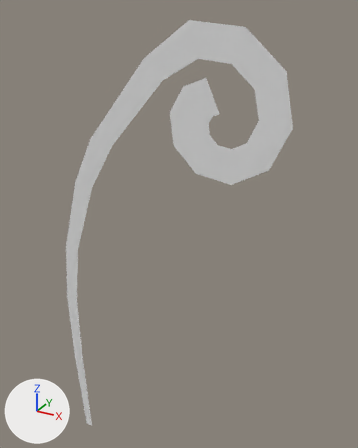
Two versions of the FBX model ValleyProduction/Assets/_Art/Meshes/Environment/Vegetation/Foliage/Fern/SM_Fern_04_LOD1.fbx, one commit apart.
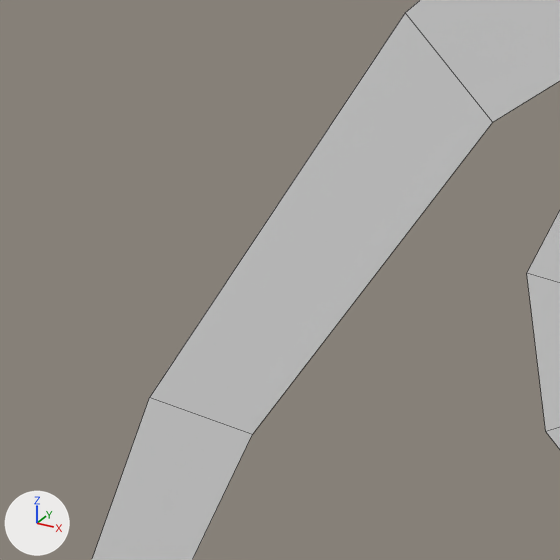
Each version is shown whole from a 50 mm lens placed at (0.683, -0.783, 1.04), pointed at (0.216, 0.065, 0.616), then close up on the part from 17% to 49% of the width and 12% to 38% of the height. Every picture has the same lights, and +X, +Y and +Z are marked at lower left. The close-ups show mesh edges as thin lines. Where no turn or scale is listed for an object, it has been applied to the vertices.

Before the edit, the objects in view are built like this:
```python
me_mesh = bpy.data.meshes.new('Mesh')
me_mesh.from_pydata(...)  # 36 vertices, 17 faces; spans x -0.061..0.461, y 0.0, z -0.011..1.019
# before: 2 (0.218, 0.0, 0.919) at pixel (492, 122), 3 (0.181, 0.0, 0.956) at pixel (405, 12), 34 (0.048, 0.0, 0.795) at pixel (149, 397), 35 (0.101, 0.0, 0.786) at pixel (252, 434)
ob_fern_04_lod1 = bpy.data.objects.new('Fern_04_LOD1', me_mesh)
ob_fern_04_lod1.location = (0.0, 0.0, 0.0)
```
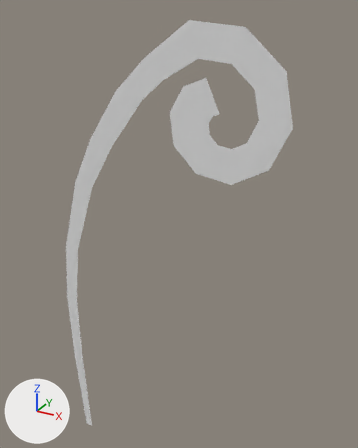
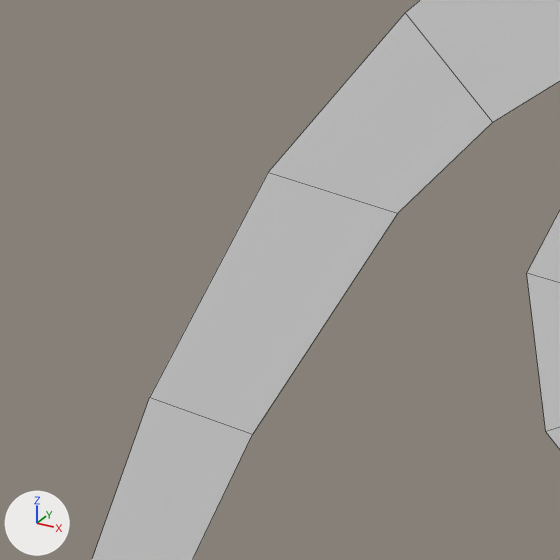
Commit message: Add Fern

Location of each change, [x1, y1, x2, y2] in pixels of the close-ups (560 x 560 px):
```json
{"part": 1, "of": "me_mesh", "change": "built on", "before": [150, 13, 492, 432], "after": [150, 13, 492, 432]}
```

The change, as JSON lines over the scene's bpy script:
```json
{"block": "me_mesh", "where": "me_mesh.from_pydata(...)  # 36 vertices, 17 faces; spans x -0.061..0.461, y 0.0, z -0.011..1.019"}
{"block": "me_mesh", "where": "# used by ob_fern_04_lod1; location = (0.0, 0.0, 0.0)"}
{"block": "me_mesh", "where": "# verts and faces of me_mesh; kept vertices keep their numbers, new ones are numbered from 36"}
{"block": "me_mesh", "change": "me_mesh part 1"}
{"op": "add", "block": "me_mesh", "code": "delete_faces([(2, 3, 34, 35)])"}
{"op": "add", "block": "me_mesh", "code": "verts[36] = (0.115, 0.0, 0.893)  # pixel (268, 172)"}
{"op": "add", "block": "me_mesh", "code": "verts[37] = (0.175, 0.0, 0.882)  # pixel (397, 213)"}
{"op": "add", "block": "me_mesh", "code": "faces += [(2, 3, 36, 37), (34, 35, 37, 36)]"}
```
